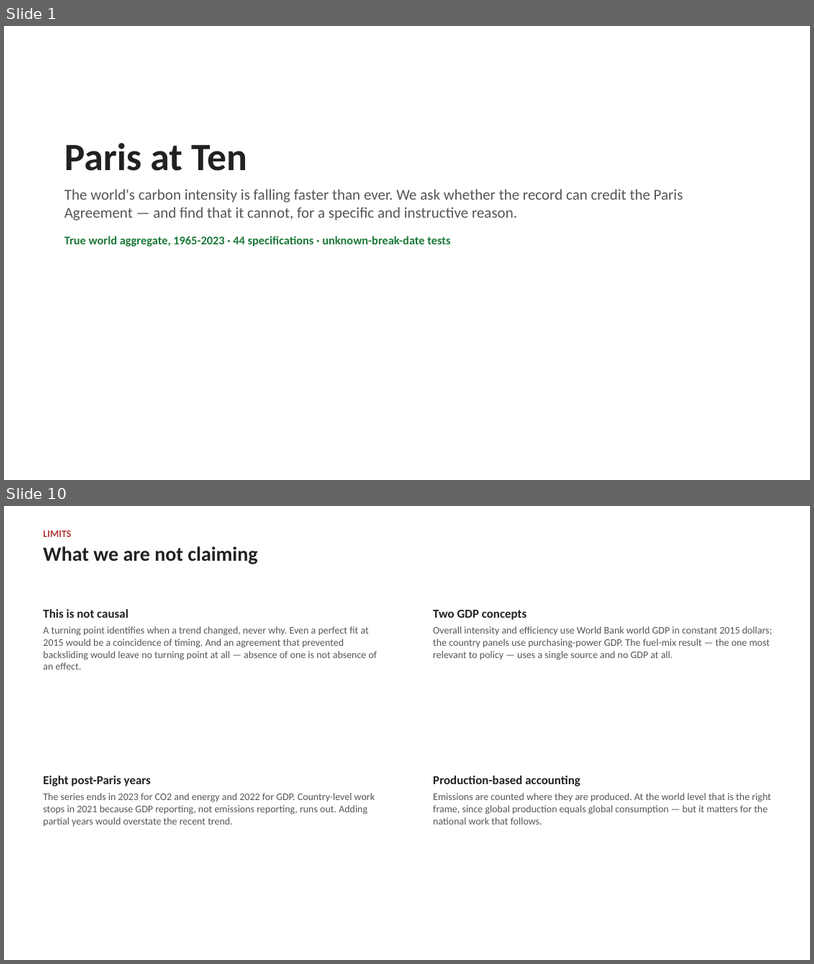
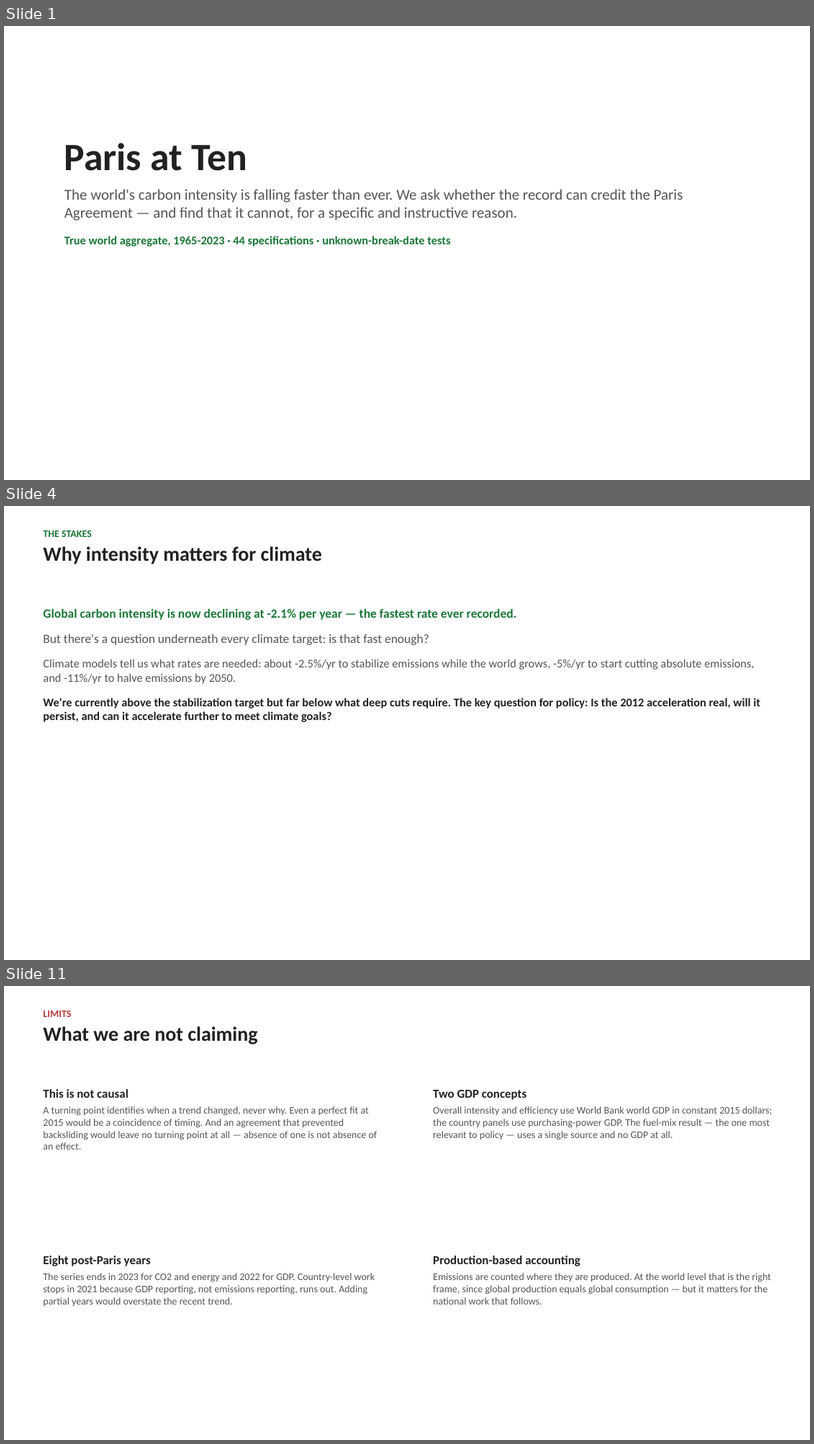
Before and after one commit to cwejnert/HDI-Happiness, a slide deck: carbon_breakpoints_takeaway_figures/paris_at_ten_world_deck.pptx. Shown one above the other, each under a label of ours: slides 1 and 10 before the commit, slides 1, 4 and 11 after it; the slides between them are not shown. The pictures are 814x964 and 814x1444 pixels, drawn with LibreOffice and Linux fonts; fonts in the diff are those of the drawing. Boxes give left, top, right and bottom in pixels: in the first picture for what was removed or moved away, otherwise in the second. Text is boxed around its words. In the diff, an @@ line names an element or a change of style, - is before the commit and + after.

```diff
--- a/carbon_breakpoints_takeaway_figures/paris_at_ten_world_deck.pptx
+++ b/carbon_breakpoints_takeaway_figures/paris_at_ten_world_deck.pptx
@@ slide 4 added at (4,506,810,960), background #FFFFFF @@
@@ text added at (43,530,322,564), 24 pt, text #212121, bold @@
+THE STAKES
+Why intensity matters for climate
@@ text added at (43,608,761,722), 14 pt, text #555555, bold @@
+Global carbon intensity is now declining at -2.1% per year — the fastest rate ever recorded.
+But there's a question underneath every climate target: is that fast enough?
+Climate models tell us what rates are needed: about -2.5%/yr to stabilize emissions while the world grows, -5%/yr to start cutting absolute emissions, and -11%/yr to halve emissions by 2050.
+We're currently above the stabilization target but far below what deep cuts require. The key question for policy: Is the 2012 acceleration real, will it persist, and can it accelerate further to meet climate goals?
@@ what was slide 10 is now slide 11 @@
```
Also in this commit, not shown: 8 slides changed, 1 other slide added, 1 slide removed, 1 other file.
